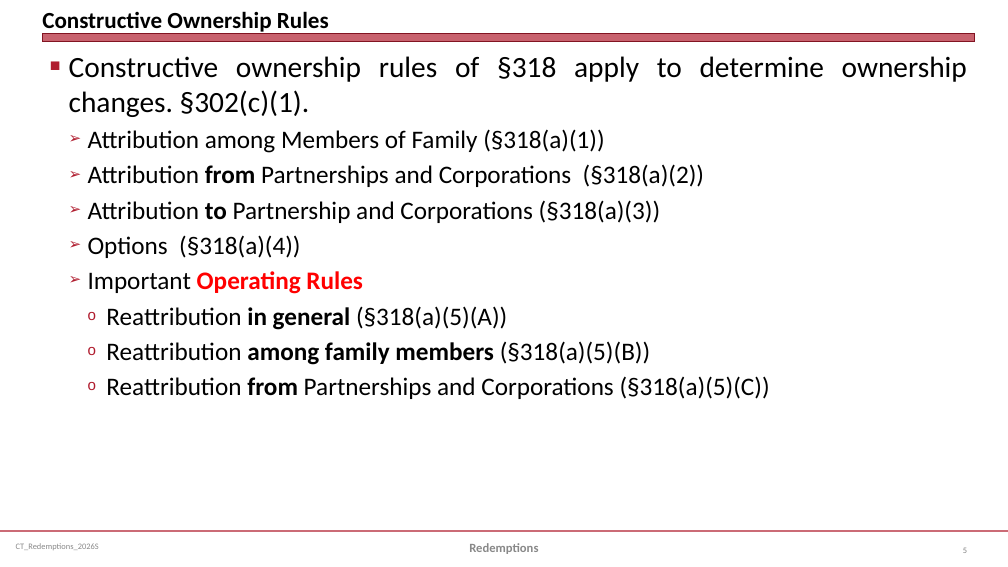
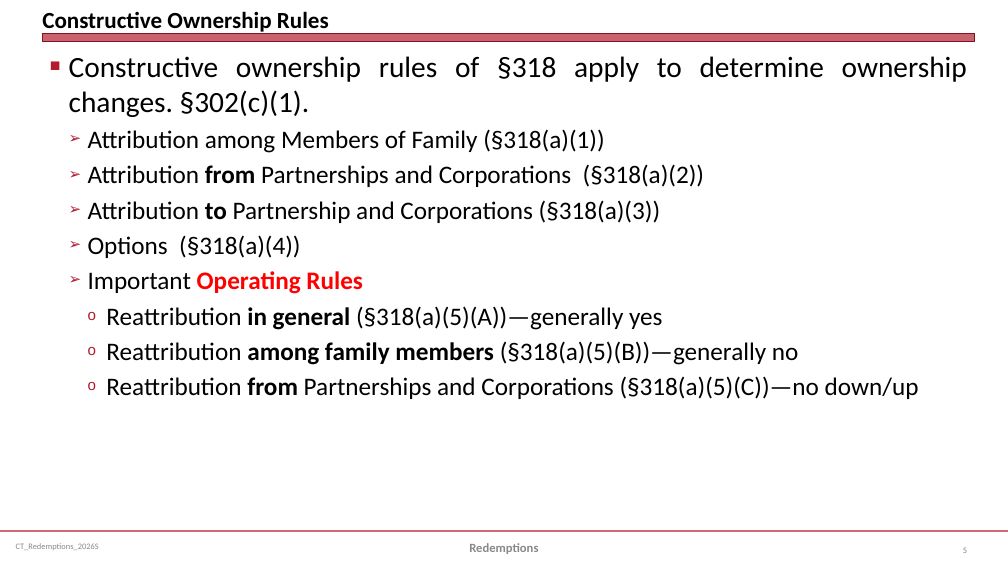
Before and after one commit to jmc877/Corporate-Tax, a slide deck: slide 5 of slides/CT_Redemptions_2026S.pptx. Drawn at 1008x567 pixels with LibreOffice and Linux fonts; fonts in the diff are those of the drawing. Boxes give left, top, right and bottom in pixels: in the first picture for what was removed or moved away, otherwise in the second. Text is boxed around its words. In the diff, an @@ line names an element or a change of style, - is before the commit and + after.

```diff
--- a/slides/CT_Redemptions_2026S.pptx
+++ b/slides/CT_Redemptions_2026S.pptx
@@ text at (106, 306, 919, 399): text changed @@
-    o Reattribution in general (§318(a)(5)(A))
-    o Reattribution among family members (§318(a)(5)(B))
-    o Reattribution from Partnerships and Corporations (§318(a)(5)(C))
+    o Reattribution in general (§318(a)(5)(A))—generally yes
+    o Reattribution among family members (§318(a)(5)(B))—generally no
+    o Reattribution from Partnerships and Corporations (§318(a)(5)(C))—no down/up
```
Also in this commit, not shown: 3 other slides changed, 1 slide added, 8 slides removed, 16 other files.
